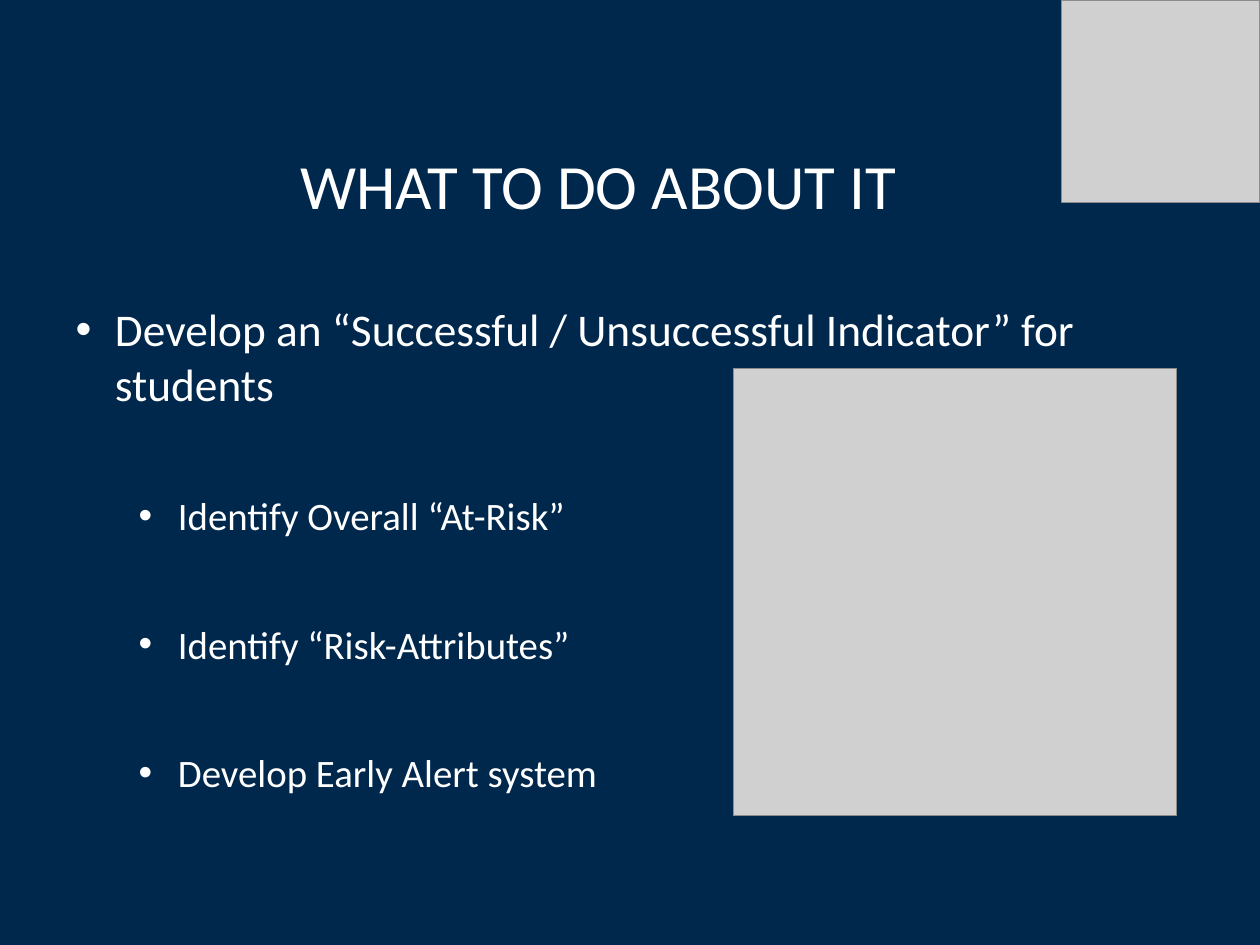
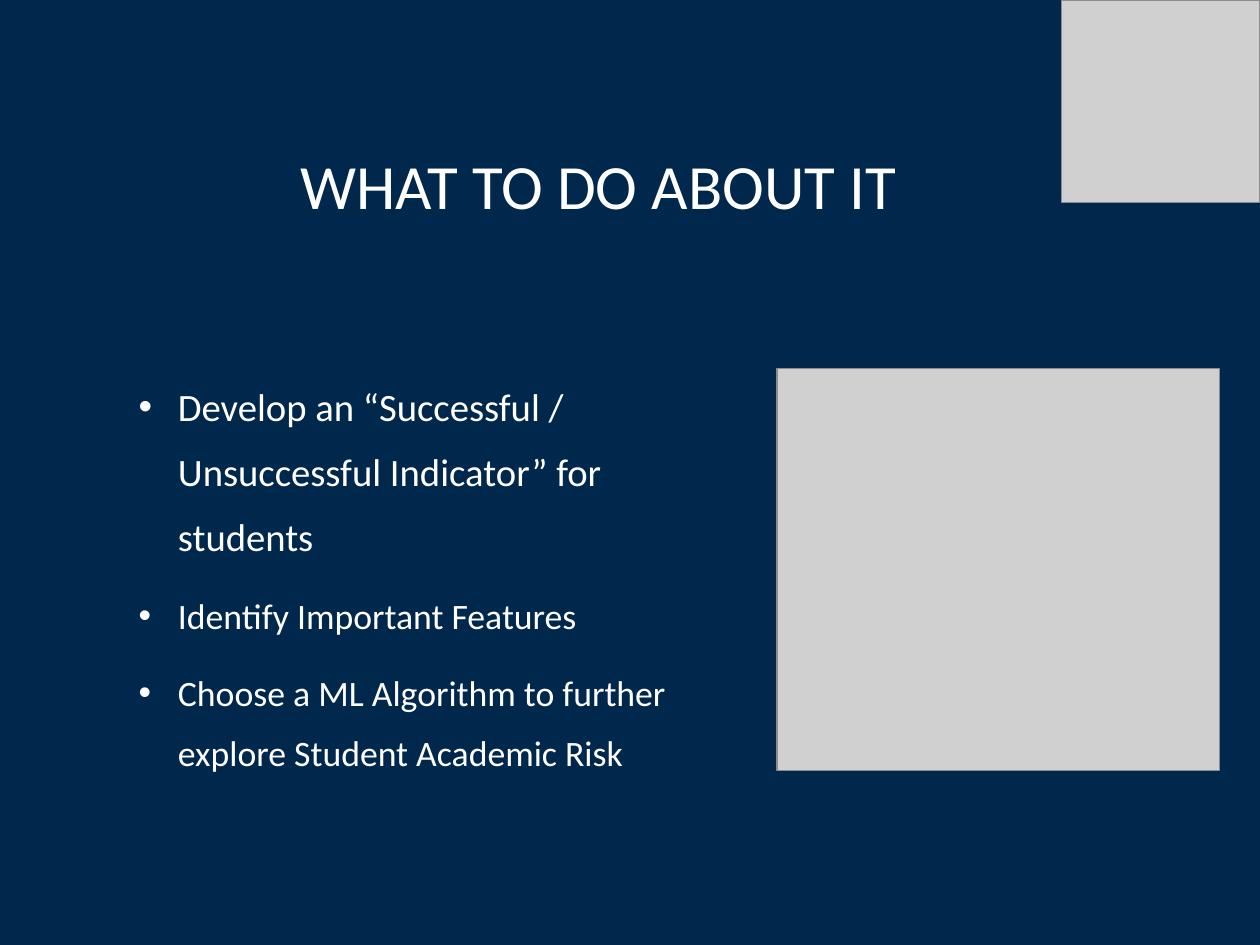
Before and after one commit to tastslikchkn/MI-AIR, a slide deck: slide 4 of Milestone_2/CSC587_2024_OnlineCSESTudentSuccessInd_052824.pptx (slide 5 before the commit). Drawn at 1260x945 pixels with LibreOffice and Linux fonts; fonts in the diff are those of the drawing; grey boxes stand for pictures; background and template pictures are left out. Boxes give left, top, right and bottom in pixels: in the first picture for what was removed or moved away, otherwise in the second. Text is boxed around its words. In the diff, an @@ line names an element or a change of style, - is before the commit and + after.

Commit message:
updated presentation

```diff
--- a/Milestone_2/CSC587_2024_OnlineCSESTudentSuccessInd_052824.pptx
+++ b/Milestone_2/CSC587_2024_OnlineCSESTudentSuccessInd_052824.pptx
@@ text "Develop an “Successful / Unsuccessful ...": place and size @@
-text "Develop an “Successful / Unsuccessful ..." at bbox=[115, 313, 1074, 794]
+text "Develop an “Successful / Unsuccessful ..." at bbox=[178, 393, 665, 772]
@@ picture: place and size @@
-picture at bbox=[733, 369, 1177, 816]
+picture at bbox=[777, 369, 1220, 771]
@@ text at bbox=[178, 393, 601, 552]: size 25.9 to 22.1 pt in "Develop an “Successful / Unsuccessful Indicator” for ..."; list level 1 to 2 in "Develop an “Successful / Unsuccessful ..."; line spacing 1 to 1.4 @@
@@ text at bbox=[178, 604, 665, 772]: text changed; size 22.2 to 20.4 pt @@
-  • Identify Overall “At-Risk”
-  • Identify “Risk-Attributes”
-  • Develop Early Alert system
+  • Identify Important Features
+  • Choose a ML Algorithm to further explore Student Academic Risk
```
Also in this commit, not shown: 5 other slides changed, 5 slides added, 5 slides removed.
